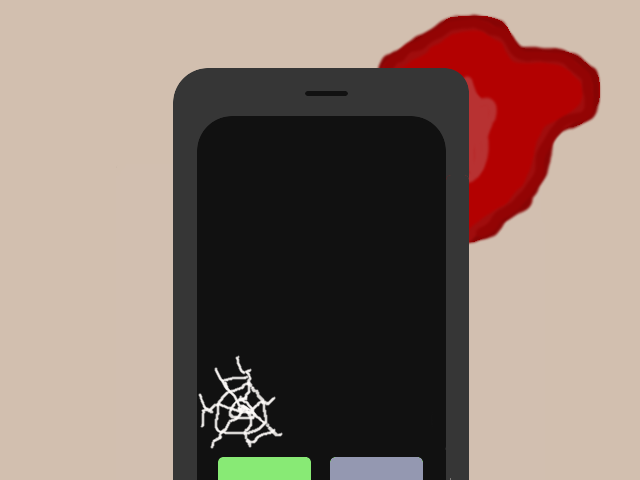
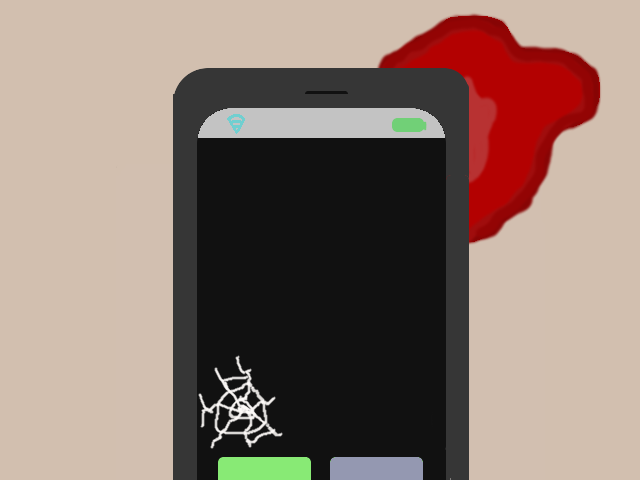
The second 640px x 480px image is a revision of the first. Changes to its layers:
added layer "sdf" above "Layer" over box(173, 94, 446, 150)
painted on "Background" over box(197, 84, 469, 150)
